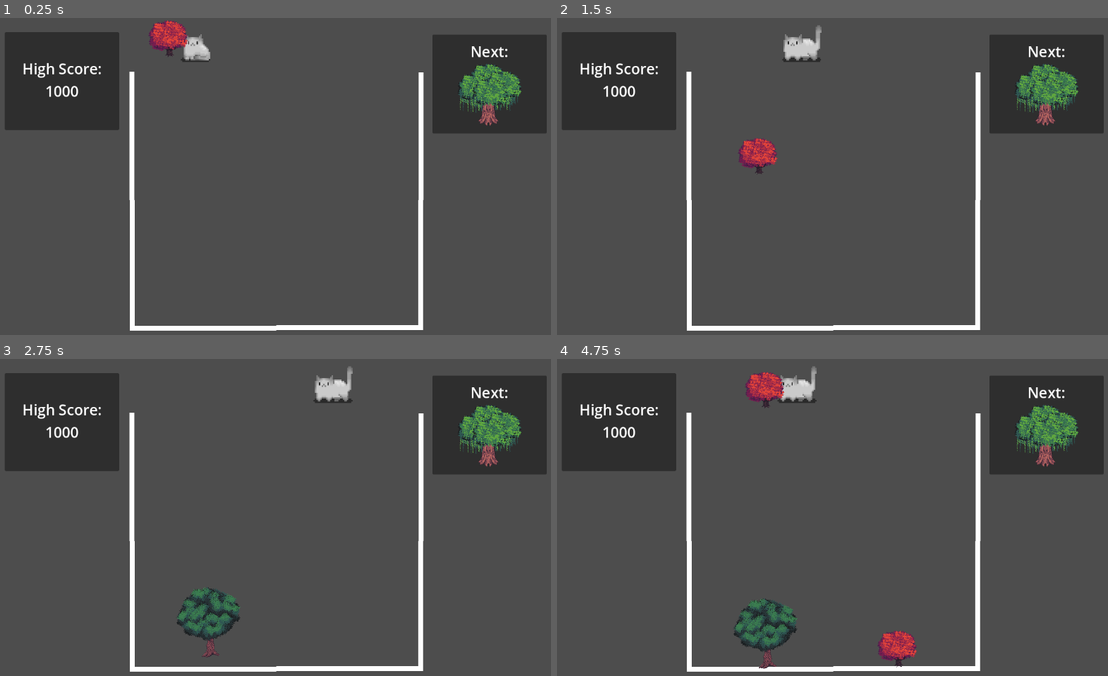
Above: before the commit, frames 1-4 (two rows, left to right).
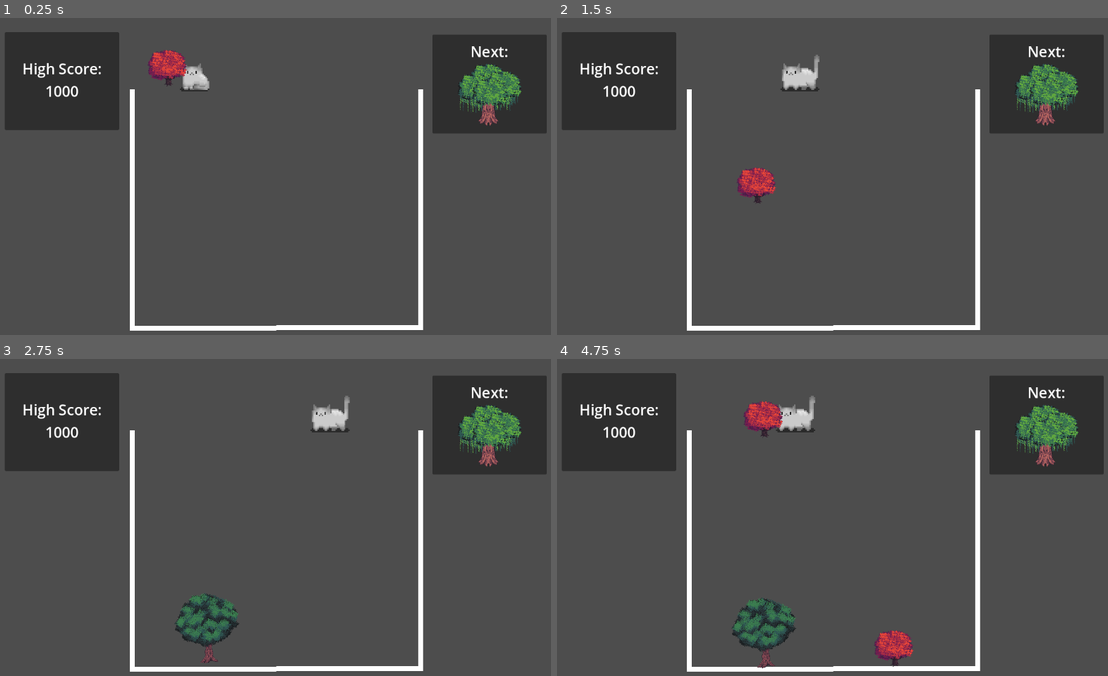
Above: after the commit, the same moments.

Repository: emilykrohn/TreeikaGame
Game: Godot game, scene res://Scenes/Game/main.tscn
The game is run twice, just before and just after one commit, with the same random seed, the same clock (stepped at 60 frames per second) and the same inputs.
Inputs:
- Up to frame 1 (0.25 s): no input
- Up to frame 2 (1.5 s): hold Right (ui_right) 0.53-1.28 s; tap Space (ui_select) at 0.77 s; hold Left (ui_left) from 1.28 s (still down)
- Up to frame 3 (2.75 s): tap Space (ui_select) at 1.52 s; release Left (ui_left) at 2.03 s; hold Right (ui_right) from 2.03 s (still down)
- Up to frame 4 (4.75 s): tap Space (ui_select) at 3.02, 3.77, 4.52 s; release Right (ui_right) at 3.53 s; hold Left (ui_left) from 3.53 s (still down)

The runs differ from the first frame. In frame 1, 2.1% of the frame differs, in the area x 23-77%, y 0-58%; in frame 2, 2.5%; in frame 3, 2.6%; in frame 4, 3.4%, in the area x 23-77%, y 2-98%.

Commit message:
Detects when tree goes out of bounds

Diff:
--- a/Scenes/Game/Trees/tree_10.gd
+++ b/Scenes/Game/Trees/tree_10.gd
@@ -15,3 +15,5 @@
 func _on_area_2d_area_entered(area):
 	if area.name == "combine_area":
 		can_combine = true
+	if area.name == "OutOfBounds":
+		print("GameOver")
--- a/Scenes/Game/Trees/tree_6.gd
+++ b/Scenes/Game/Trees/tree_6.gd
@@ -15,3 +15,5 @@
 func _on_area_2d_area_entered(area):
 	if area.name == "combine_area":
 		can_combine = true
+	if area.name == "OutOfBounds":
+		print("GameOver")
--- a/Scenes/Game/Trees/tree_8.gd
+++ b/Scenes/Game/Trees/tree_8.gd
@@ -15,3 +15,5 @@
 func _on_area_2d_area_entered(area):
 	if area.name == "combine_area":
 		can_combine = true
+	if area.name == "OutOfBounds":
+		print("GameOver")
--- a/Scenes/Game/container.tscn
+++ b/Scenes/Game/container.tscn
@@ -1,29 +1,29 @@
 [gd_scene load_steps=4 format=3 uid="uid://bqita6qe5geld"]
 
 [sub_resource type="RectangleShape2D" id="RectangleShape2D_fx1wd"]
-size = Vector2(12, 534)
+size = Vector2(10, 498)
 
 [sub_resource type="RectangleShape2D" id="RectangleShape2D_18gcl"]
 size = Vector2(597, 10)
 
 [sub_resource type="RectangleShape2D" id="RectangleShape2D_pholn"]
-size = Vector2(15, 522)
+size = Vector2(14, 490)
 
 [node name="container" type="StaticBody2D"]
 position = Vector2(33, 46)
 
 [node name="Line2D" type="Line2D" parent="."]
 position = Vector2(-43, -19)
-points = PackedVector2Array(304, 73, 305, 597, 894, 596, 895, 74)
+points = PackedVector2Array(305, 109, 305, 597, 894, 596, 894, 109)
 
 [node name="CollisionShape2D" type="CollisionShape2D" parent="."]
-position = Vector2(261, 320)
+position = Vector2(262, 338)
 shape = SubResource("RectangleShape2D_fx1wd")
 
 [node name="CollisionShape2D2" type="CollisionShape2D" parent="."]
-position = Vector2(556.5, 577)
+position = Vector2(553, 576)
 shape = SubResource("RectangleShape2D_18gcl")
 
 [node name="CollisionShape2D3" type="CollisionShape2D" parent="."]
-position = Vector2(852.5, 315)
+position = Vector2(853, 331)
 shape = SubResource("RectangleShape2D_pholn")
--- a/Scenes/Game/main.tscn
+++ b/Scenes/Game/main.tscn
@@ -10,9 +10,18 @@
 
 [sub_resource type="Curve2D" id="Curve2D_o1x24"]
 _data = {
-"points": PackedVector2Array(0, 0, 0, 0, 379.689, 41, 0, 0, 0, 0, 879.025, 41)
+"points": PackedVector2Array(0, 0, 0, 0, 380.546, 64, 0, 0, 0, 0, 872.523, 64)
 }
 point_count = 2
+
+[sub_resource type="RectangleShape2D" id="RectangleShape2D_ehdb4"]
+size = Vector2(1153, 155)
+
+[sub_resource type="RectangleShape2D" id="RectangleShape2D_cb4on"]
+size = Vector2(274, 609)
+
+[sub_resource type="RectangleShape2D" id="RectangleShape2D_vfnh1"]
+size = Vector2(265, 605)
 
 [node name="main" type="Node"]
 script = ExtResource("1_u6wn2")
@@ -113,17 +122,32 @@
 stretch_mode = 5
 
 [node name="Path2D" type="Path2D" parent="game"]
-position = Vector2(41.8159, -3.8147e-06)
+position = Vector2(42, 2)
 scale = Vector2(0.951264, 1)
 curve = SubResource("Curve2D_o1x24")
 
 [node name="PathFollow2D" type="PathFollow2D" parent="game/Path2D"]
-position = Vector2(379.689, 41)
+position = Vector2(380.55, 24)
 rotation = 0.00188742
 rotates = false
 loop = false
 
 [node name="Player" parent="game/Path2D/PathFollow2D" instance=ExtResource("3_oqjgf")]
-position = Vector2(28.3832, 0.999996)
+position = Vector2(25.2971, 35.9523)
+
+[node name="OutOfBounds" type="Area2D" parent="game"]
+position = Vector2(-7, -96)
+
+[node name="CollisionShape2D" type="CollisionShape2D" parent="game/OutOfBounds"]
+position = Vector2(576.5, 74.5)
+shape = SubResource("RectangleShape2D_ehdb4")
+
+[node name="CollisionShape2D2" type="CollisionShape2D" parent="game/OutOfBounds"]
+position = Vector2(147, 294.5)
+shape = SubResource("RectangleShape2D_cb4on")
+
+[node name="CollisionShape2D3" type="CollisionShape2D" parent="game/OutOfBounds"]
+position = Vector2(1020.5, 340.5)
+shape = SubResource("RectangleShape2D_vfnh1")
 
 [node name="title_screen" type="Node2D" parent="."]
--- /dev/null
+++ b/Scripts/OutOfBounds.gd
@@ -0,0 +1,11 @@
+extends Area2D
+
+
+# Called when the node enters the scene tree for the first time.
+func _ready():
+	pass # Replace with function body.
+
+
+# Called every frame. 'delta' is the elapsed time since the previous frame.
+func _process(delta):
+	pass
--- a/Scripts/Trees/tree_1.gd
+++ b/Scripts/Trees/tree_1.gd
@@ -15,3 +15,5 @@
 func _on_area_2d_area_entered(area):
 	if area.name == "combine_area":
 		can_combine = true
+	if area.name == "OutOfBounds":
+		print("GameOver")
--- a/Scripts/Trees/tree_11.gd
+++ b/Scripts/Trees/tree_11.gd
@@ -10,3 +10,5 @@
 func _on_area_2d_area_entered(area):
 	if area.name == "combine_area":
 		can_combine = true
+	if area.name == "OutOfBounds":
+		print("GameOver")
--- a/Scripts/Trees/tree_2.gd
+++ b/Scripts/Trees/tree_2.gd
@@ -15,3 +15,5 @@
 func _on_area_2d_area_entered(area):
 	if area.name == "combine_area":
 		can_combine = true
+	if area.name == "OutOfBounds":
+		print("GameOver")
--- a/Scripts/Trees/tree_3.gd
+++ b/Scripts/Trees/tree_3.gd
@@ -15,3 +15,5 @@
 func _on_area_2d_area_entered(area):
 	if area.name == "combine_area":
 		can_combine = true
+	if area.name == "OutOfBounds":
+		print("GameOver")
--- a/Scripts/Trees/tree_4.gd
+++ b/Scripts/Trees/tree_4.gd
@@ -15,3 +15,5 @@
 func _on_area_2d_area_entered(area):
 	if area.name == "combine_area":
 		can_combine = true
+	if area.name == "OutOfBounds":
+		print("GameOver")
--- a/Scripts/Trees/tree_5.gd
+++ b/Scripts/Trees/tree_5.gd
@@ -15,3 +15,5 @@
 func _on_area_2d_area_entered(area):
 	if area.name == "combine_area":
 		can_combine = true
+	if area.name == "OutOfBounds":
+		print("GameOver")
--- a/Scripts/Trees/tree_7.gd
+++ b/Scripts/Trees/tree_7.gd
@@ -15,3 +15,5 @@
 func _on_area_2d_area_entered(area):
 	if area.name == "combine_area":
 		can_combine = true
+	if area.name == "OutOfBounds":
+		print("GameOver")
--- a/Scripts/Trees/tree_9.gd
+++ b/Scripts/Trees/tree_9.gd
@@ -15,3 +15,5 @@
 func _on_area_2d_area_entered(area):
 	if area.name == "combine_area":
 		can_combine = true
+	if area.name == "OutOfBounds":
+		print("GameOver")
Not shown: 1 places in Scenes/Game/main.tscn that only renumber resources
